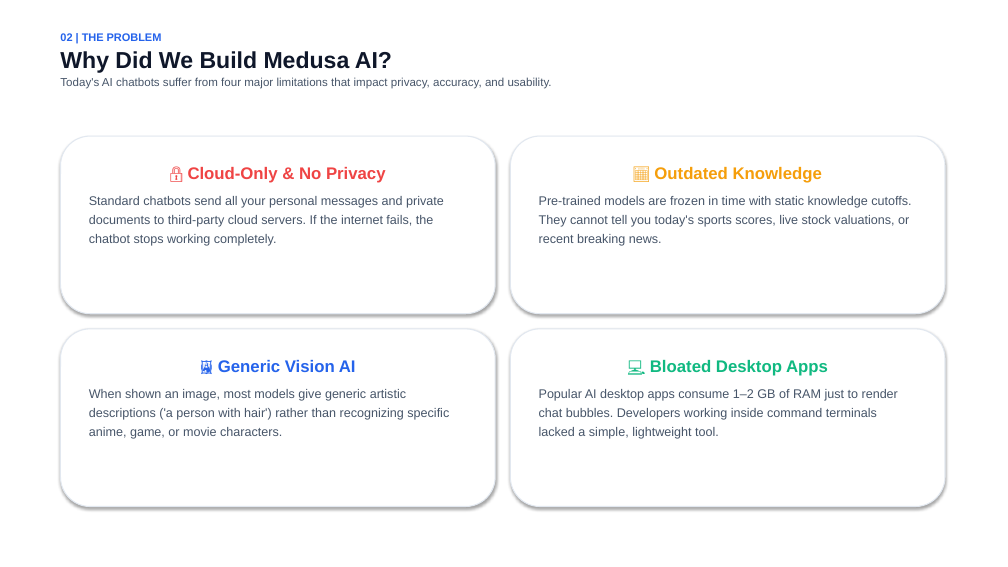
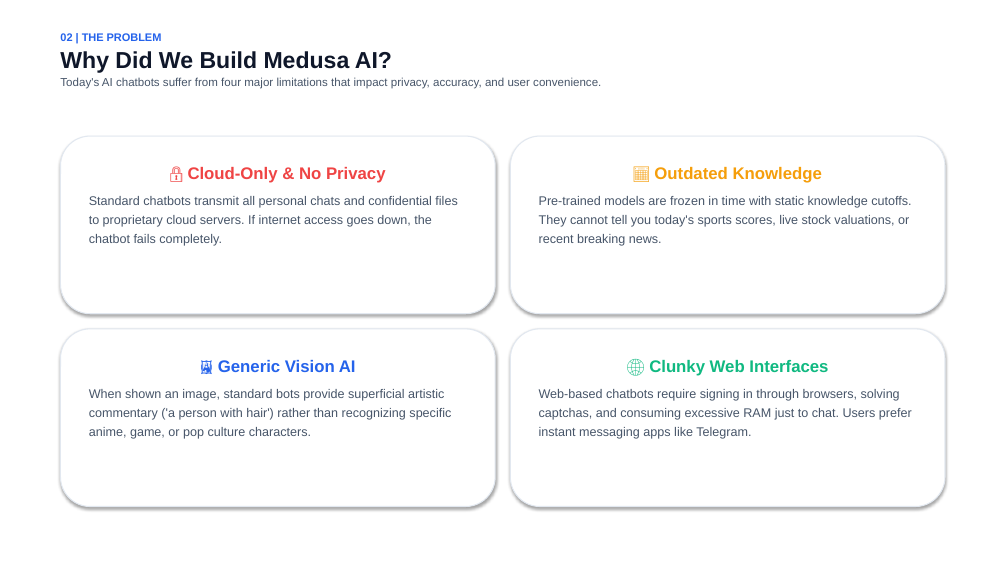
Before and after one commit to w4simg/medusa-ai, a slide deck: slide 3 of Medusa_AI_Presentation.pptx. Drawn at 1008x567 pixels with LibreOffice and Linux fonts; fonts in the diff are those of the drawing. Boxes give left, top, right and bottom in pixels: in the first picture for what was removed or moved away, otherwise in the second. Text is boxed around its words. In the diff, an @@ line names an element or a change of style, - is before the commit and + after.

Commit message:
docs(presentation): focus presentation 100% on Telegram Bot and replace CLI slide

```diff
--- a/Medusa_AI_Presentation.pptx
+++ b/Medusa_AI_Presentation.pptx
@@ text at [60, 77, 601, 89]: text changed @@
-Today's AI chatbots suffer from four major limitations that impact privacy, accuracy, and usability.
+Today's AI chatbots suffer from four major limitations that impact privacy, accuracy, and user convenience.
@@ text in rounded rectangle at [89, 196, 457, 246]: text changed @@
-Standard chatbots send all your personal messages and private documents to third-party cloud servers. If the internet fails, the chatbot stops working completely.
+Standard chatbots transmit all personal chats and confidential files to proprietary cloud servers. If internet access goes down, the chatbot fails completely.
@@ text in rounded rectangle at [89, 389, 451, 439]: text changed @@
-When shown an image, most models give generic artistic descriptions ('a person with hair') rather than recognizing specific anime, game, or movie characters.
+When shown an image, standard bots provide superficial artistic commentary ('a person with hair') rather than recognizing specific anime, game, or pop culture characters.
@@ text in rounded rectangle at [539, 360, 912, 439]: text changed @@
-💻 Bloated Desktop Apps
-Popular AI desktop apps consume 1–2 GB of RAM just to render chat bubbles. Developers working inside command terminals lacked a simple, lightweight tool.
+🌐 Clunky Web Interfaces
+Web-based chatbots require signing in through browsers, solving captchas, and consuming excessive RAM just to chat. Users prefer instant messaging apps like Telegram.
```
Also in this commit, not shown: 8 other slides changed, 2 other files.
